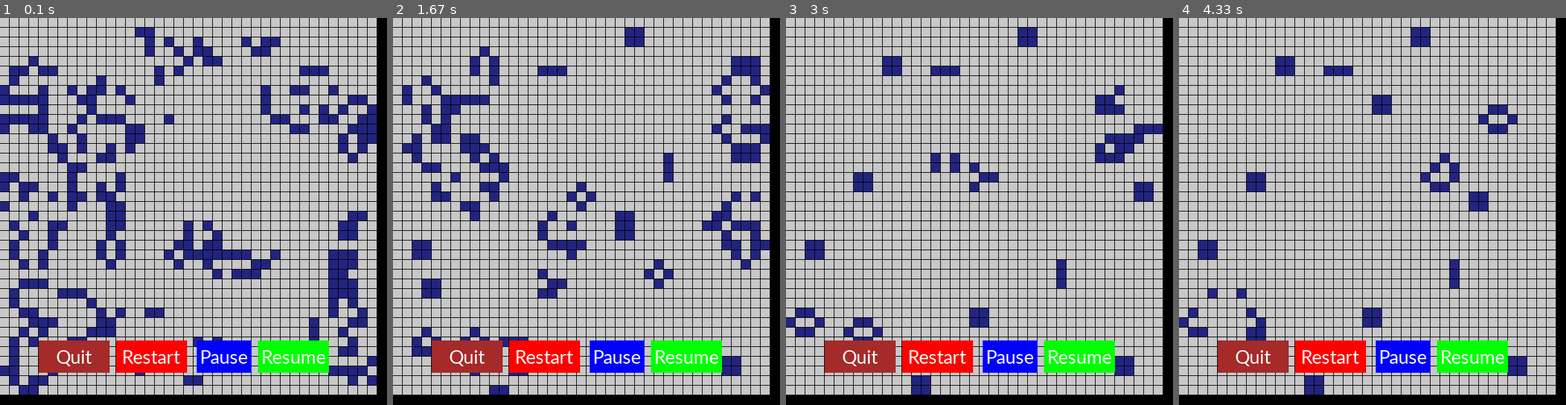
Above: before the commit, frames 1-4 (left to right).
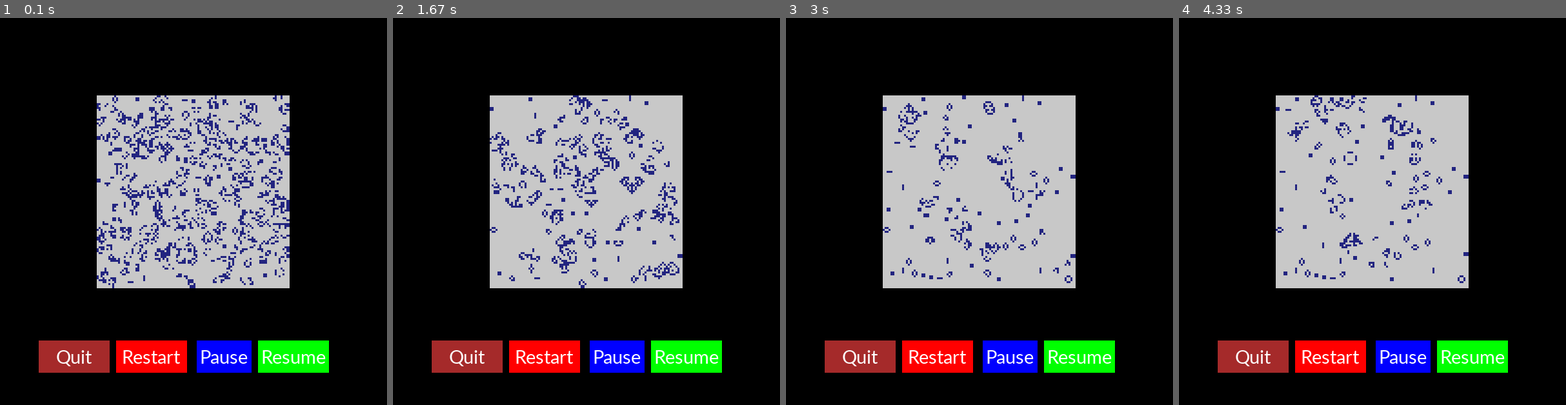
Above: after the commit, the same moments.

Repository: Tesfa-eth/Conways-Game-of-Life
Game: pygame game, started from conways_game_of_life_improved/game.py
The game is run twice, just before and just after one commit, with the same random seed, the same clock (stepped at 60 frames per second) and the same inputs.
Inputs (mouse positions are in pixels of both pictures, inside the frame that each line leads up to):
- Up to frame 1 (0.1 s): no input
- Up to frame 2 (1.67 s): click "Restart" at 0.38 s; click "Restart" at 0.72 s; click (725, 346) at 1.55 s
- Up to frame 3 (3 s): click "Resume" at 1.88 s; click "Resume" at 2.22 s; click "Resume" at 2.55 s; click "Resume" at 2.88 s
- Up to frame 4 (4.33 s): click "Resume" at 3.22 s; click "Resume" at 3.55 s; click "Resume" at 3.88 s; click "Resume" at 4.22 s

The runs differ from the first frame. In frame 1, 65% of the frame differs, in the area x 0-98%, y 0-98%; in frame 2, 63%; in frame 3, 61%; in frame 4, 61%.

Commit message:
Centered the grid on the screen
I managed to center the grid on the screen. I also made the grid smaller but we can change that if you want.

Diff:
--- a/conways_game_of_life_improved/game.py
+++ b/conways_game_of_life_improved/game.py
@@ -81,8 +81,9 @@
     for i, j in np.ndindex(row-1, column-1):
         newState[i,j] = check_rule(array, i, j)
         col = BLUE if newState[i, j] == 1 else WHITE
-        rect = pygame.Rect(j*block_size, i*block_size, block_size-1, block_size-1)
+        rect = pygame.Rect((j*block_size)/2+150, (i*block_size)/2+120, block_size-1, block_size-1)
         pygame.draw.rect(SCREEN, col, rect)
+        #pygame.draw.rect(SCREEN.WINDOW_WIDTH // 2, SCREEN.rect.WINDOW_HEIGHT // 2)
 
     return newState
 
@@ -113,8 +114,10 @@
     quit_button = Button('brown', 60, 500, 110, 50, 'Quit')
 
     import time
+
     pause = False
     start = True
+
     while True:
         # working on starting page
         """if start:
@@ -123,7 +126,6 @@
             custom_button = Button('brown', WINDOW_WIDTH/2, WINDOW_HEIGHT/2, 110, 50, 'Custom')
             random_button.draw_rect(SCREEN)
             custom_button.draw_rect(SCREEN)"""
-
         for event in pygame.event.get():
                 if event.type == pygame.QUIT:
                     pygame.quit()
@@ -149,7 +151,7 @@
                         pygame.quit()
         mouse_position = pygame.mouse.get_pos() # tuple of x, y coordinates
         #time.sleep(0.5)
-        grid = update_grid(grid, WINDOW_HEIGHT//grid.shape[0]) # has to be both height and width
+        grid = update_grid(grid, WINDOW_HEIGHT/grid.shape[0]) # block size; has to be both height and width
         resume_button.draw_rect(SCREEN)
         pause_button.draw_rect(SCREEN)
         restart_button.draw_rect(SCREEN)
@@ -158,7 +160,7 @@
             pygame.display.update()
 
 
-def main(begin=random_array(40,40)):
+def main(begin=random_array(100,100)):
     #array_start = starting_array((20,20))
     array_start = begin
     #add_Blinker(array_start.shape[0]//2 -2,array_start.shape[0]//2 -2, array_start)
